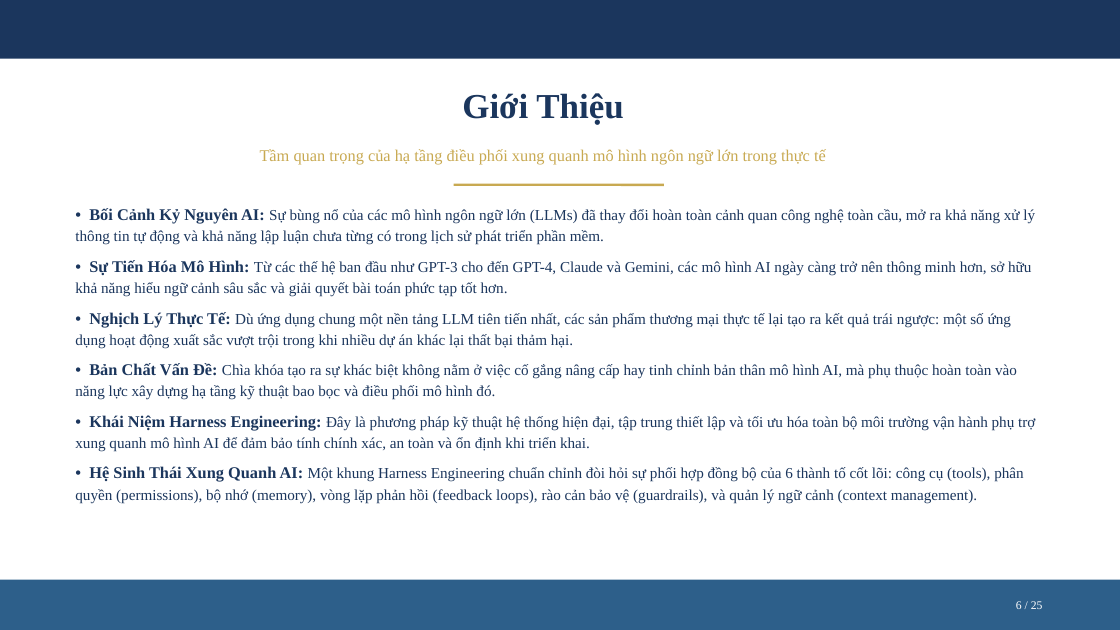
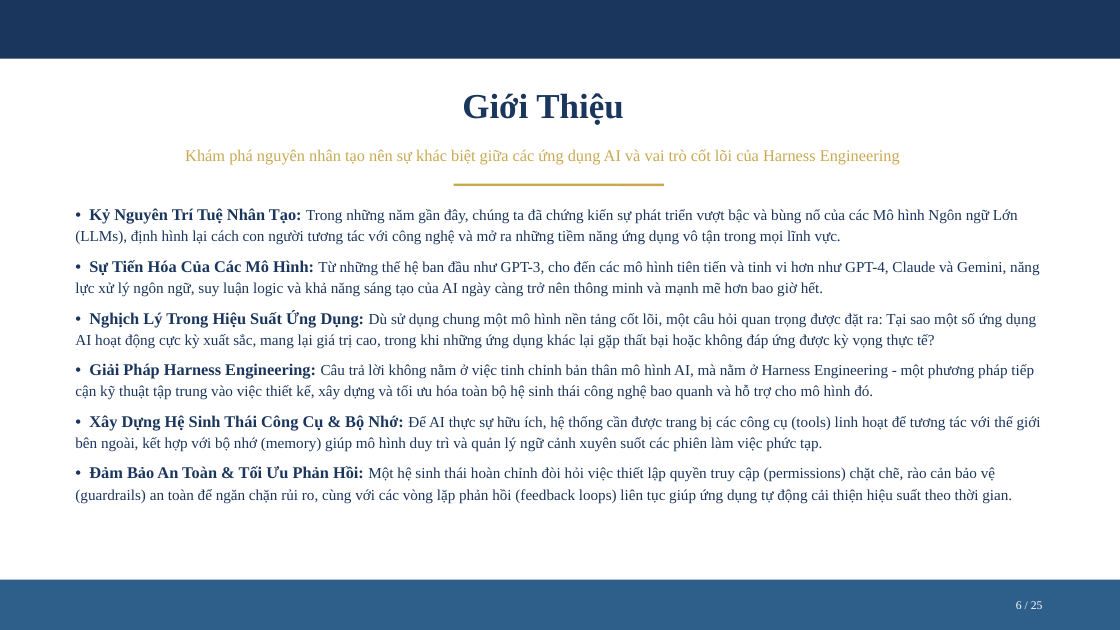
Before and after one commit to nbhson/tool-harness-generate-slide, a slide deck: slide 6 of harness-engineer.pptx. Drawn at 1120x630 pixels with LibreOffice and Linux fonts; fonts in the diff are those of the drawing. Boxes give left, top, right and bottom in pixels: in the first picture for what was removed or moved away, otherwise in the second. Text is boxed around its words. In the diff, an @@ line names an element or a change of style, - is before the commit and + after.

```diff
--- a/harness-engineer.pptx
+++ b/harness-engineer.pptx
@@ text at box(185, 149, 900, 165): text changed @@
-Tầm quan trọng của hạ tầng điều phối xung quanh mô hình ngôn ngữ lớn trong thực tế
+Khám phá nguyên nhân tạo nên sự khác biệt giữa các ứng dụng AI và vai trò cốt lõi của Harness Engineering
@@ text at box(75, 208, 1041, 504): text changed @@
-• Bối Cảnh Kỷ Nguyên AI: Sự bùng nổ của các mô hình ngôn ngữ lớn (LLMs) đã thay đổi hoàn toàn cảnh quan công nghệ toàn cầu, mở ra khả năng xử lý thông tin tự động và khả năng lập luận chưa từng có trong lịch sử phát triển phần mềm.
-• Sự Tiến Hóa Mô Hình: Từ các thế hệ ban đầu như GPT-3 cho đến GPT-4, Claude và Gemini, các mô hình AI ngày càng trở nên thông minh hơn, sở hữu khả năng hiểu ngữ cảnh sâu sắc và giải quyết bài toán phức tạp tốt hơn.
-• Nghịch Lý Thực Tế: Dù ứng dụng chung một nền tảng LLM tiên tiến nhất, các sản phẩm thương mại thực tế lại tạo ra kết quả trái ngược: một số ứng dụng hoạt động xuất sắc vượt trội trong khi nhiều dự án khác lại thất bại thảm hại.
-• Bản Chất Vấn Đề: Chìa khóa tạo ra sự khác biệt không nằm ở việc cố gắng nâng cấp hay tinh chỉnh bản thân mô hình AI, mà phụ thuộc hoàn toàn vào năng lực xây dựng hạ tầng kỹ thuật bao bọc và điều phối mô hình đó.
-• Khái Niệm Harness Engineering: Đây là phương pháp kỹ thuật hệ thống hiện đại, tập trung thiết lập và tối ưu hóa toàn bộ môi trường vận hành phụ trợ xung quanh mô hình AI để đảm bảo tính chính xác, an toàn và ổn định khi triển khai.
-• Hệ Sinh Thái Xung Quanh AI: Một khung Harness Engineering chuẩn chỉnh đòi hỏi sự phối hợp đồng bộ của 6 thành tố cốt lõi: công cụ (tools), phân quyền (permissions), bộ nhớ (memory), vòng lặp phản hồi (feedback loops), rào cản bảo vệ (guardrails), và quản lý ngữ cảnh (context management).
+• Kỷ Nguyên Trí Tuệ Nhân Tạo: Trong những năm gần đây, chúng ta đã chứng kiến sự phát triển vượt bậc và bùng nổ của các Mô hình Ngôn ngữ Lớn (LLMs), định hình lại cách con người tương tác với công nghệ và mở ra những tiềm năng ứng dụng vô tận trong mọi lĩnh vực.
+• Sự Tiến Hóa Của Các Mô Hình: Từ những thế hệ ban đầu như GPT-3, cho đến các mô hình tiên tiến và tinh vi hơn như GPT-4, Claude và Gemini, năng lực xử lý ngôn ngữ, suy luận logic và khả năng sáng tạo của AI ngày càng trở nên thông minh và mạnh mẽ hơn bao giờ hết.
+• Nghịch Lý Trong Hiệu Suất Ứng Dụng: Dù sử dụng chung một mô hình nền tảng cốt lõi, một câu hỏi quan trọng được đặt ra: Tại sao một số ứng dụng AI hoạt động cực kỳ xuất sắc, mang lại giá trị cao, trong khi những ứng dụng khác lại gặp thất bại hoặc không đáp ứng được kỳ vọng thực tế?
+• Giải Pháp Harness Engineering: Câu trả lời không nằm ở việc tinh chỉnh bản thân mô hình AI, mà nằm ở Harness Engineering - một phương pháp tiếp cận kỹ thuật tập trung vào việc thiết kế, xây dựng và tối ưu hóa toàn bộ hệ sinh thái công nghệ bao quanh và hỗ trợ cho mô hình đó.
+• Xây Dựng Hệ Sinh Thái Công Cụ & Bộ Nhớ: Để AI thực sự hữu ích, hệ thống cần được trang bị các công cụ (tools) linh hoạt để tương tác với thế giới bên ngoài, kết hợp với bộ nhớ (memory) giúp mô hình duy trì và quản lý ngữ cảnh xuyên suốt các phiên làm việc phức tạp.
+• Đảm Bảo An Toàn & Tối Ưu Phản Hồi: Một hệ sinh thái hoàn chỉnh đòi hỏi việc thiết lập quyền truy cập (permissions) chặt chẽ, rào cản bảo vệ (guardrails) an toàn để ngăn chặn rủi ro, cùng với các vòng lặp phản hồi (feedback loops) liên tục giúp ứng dụng tự động cải thiện hiệu suất theo thời gian.
```
Also in this commit, not shown: 18 other slides changed, 6 slides added, 6 slides removed, 17 other files.
